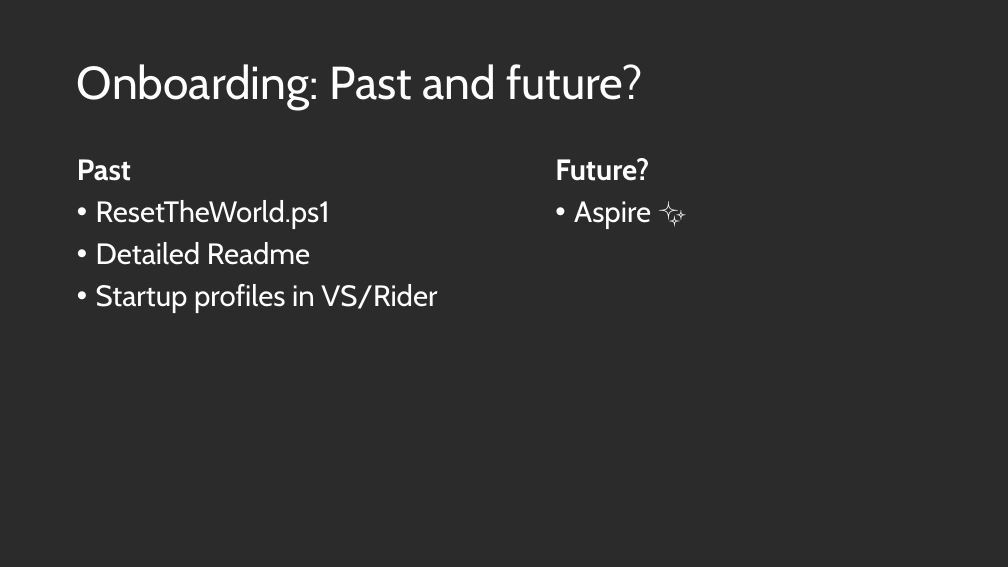
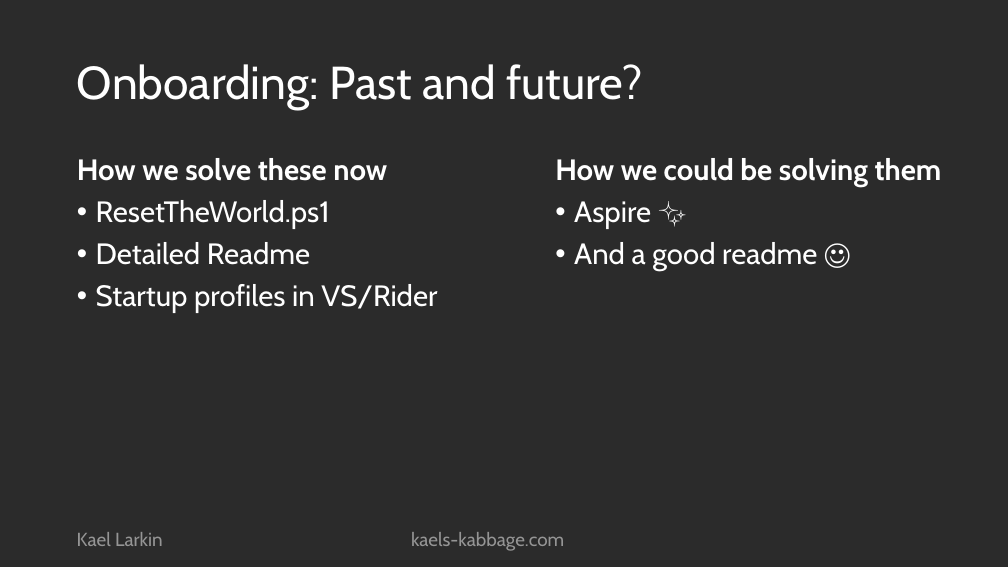
Before and after one commit to KFreon/Aspire-Onboarding-Talk, a slide deck: slide 4 of Aspire.pptx (slide 2 before the commit). Drawn at 1008x567 pixels with LibreOffice and Linux fonts; fonts in the diff are those of the drawing; background and template pictures are left out; a plain dark background stands for a picture behind light text. Boxes give left, top, right and bottom in pixels: in the first picture for what was removed or moved away, otherwise in the second. Text is boxed around its words. In the diff, an @@ line names an element or a change of style, - is before the commit and + after.

```diff
--- a/Aspire.pptx
+++ b/Aspire.pptx
@@ text at (77, 158, 387, 181): text changed @@
-Past
+How we solve these now
@@ text at (555, 158, 942, 187): text changed @@
-Future?
+How we could be solving them
@@ text at (574, 242, 817, 271): paragraph added @@
+• And a good readme ☺
@@ text added at (77, 532, 163, 546), 18 pt, text #FFFFFF at 50% opacity @@
+Kael Larkin
@@ text added at (411, 532, 564, 551), 18 pt, text #FFFFFF at 50% opacity @@
+kaels-kabbage.com
```
Also in this commit, not shown: 9 other slides changed, 1 slide added.
